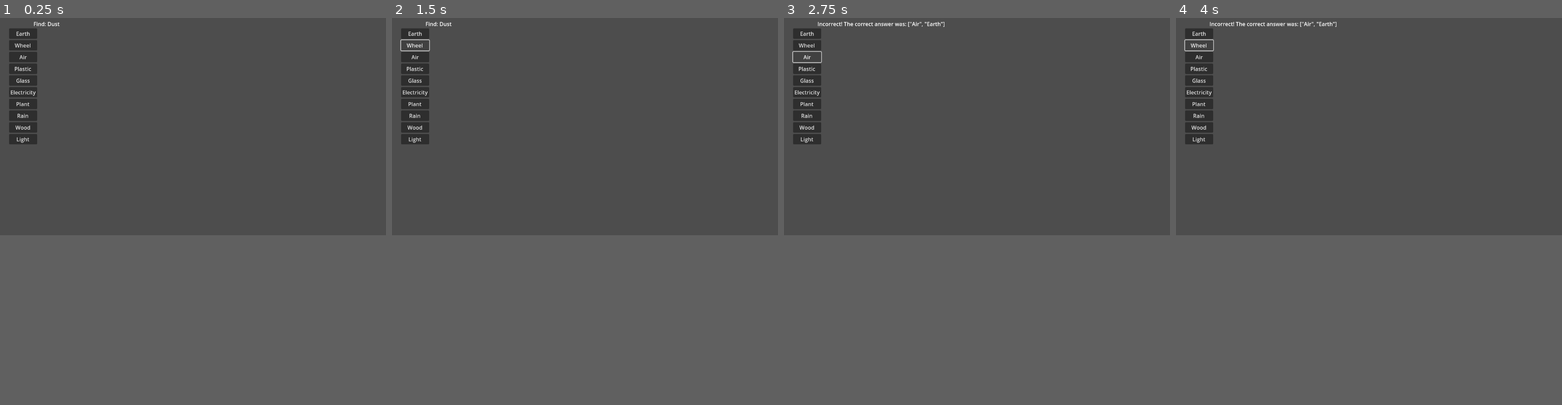
Above: before the commit, frames 1-4 (left to right).
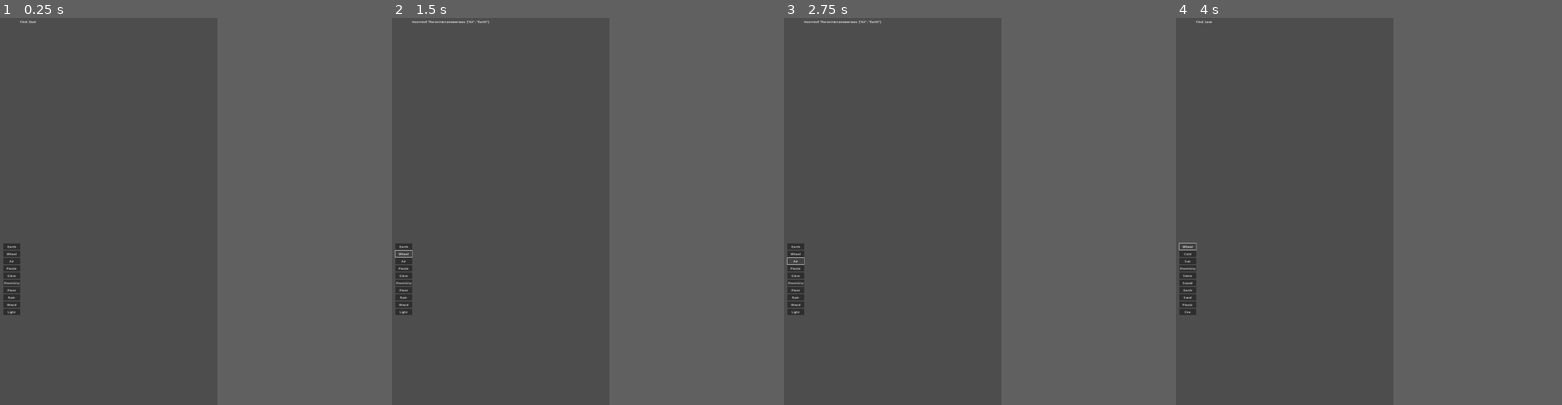
Above: after the commit, the same moments.

Repository: brutalsam96/mergecraft
Game: Godot game, scene res://Scenes/main.tscn
Same seed, same stepped clock (60 frames per second), same inputs: the game is played once before the commit and once after it.
Inputs:
- Up to frame 1 (0.25 s): no input
- Up to frame 2 (1.5 s): click "Earth" at 0.5 s; click "Wheel" at 1.25 s
- Up to frame 3 (2.75 s): click "Air" at 2 s
- Up to frame 4 (4 s): click "Plastic" at 2.75 s; click "Wheel" at 3.5 s
In our replay, the window is 799x449 before the commit and 450x800 after it. These sizes can differ from the game's own. Grey fills any space a smaller window leaves; there, only what the larger window draws over its background counts as a difference.

The runs differ from the first frame. In frame 1, 2.5% of the frame differs, in the area x 0-16%, y 0-77%; in frame 2, 2.4%; in frame 3, 2.5%, in the area x 0-42%, y 0-77%; in frame 4, 2.5%.
Error before the commit: Invalid call. Nonexistent function 'add_color_override' in base 'Button'. (res://Scripts/main3.gd:164)

Commit message:
main buttons

Diff:
--- a/Scenes/button_gen.gd
+++ /dev/null
@@ -1,11 +0,0 @@
-extends VBoxContainer
-
-
-# Called when the node enters the scene tree for the first time.
-func _ready() -> void:
-    pass # Replace with function body.
-
-
-# Called every frame. 'delta' is the elapsed time since the previous frame.
-func _process(delta: float) -> void:
-    pass
--- a/Scenes/main.tscn
+++ b/Scenes/main.tscn
@@ -6,10 +6,10 @@
 script = ExtResource("1_y1hkl")
 
 [node name="Label" type="Label" parent="."]
-offset_left = 81.0
-offset_top = 48.0
-offset_right = 298.0
-offset_bottom = 147.0
+offset_left = 74.0
+offset_top = 224.0
+offset_right = 291.0
+offset_bottom = 323.0
 
 [node name="Label2" type="Label" parent="."]
 offset_left = 492.0
@@ -30,7 +30,7 @@
 offset_bottom = 94.0
 
 [node name="ButtonCont" type="GridContainer" parent="."]
-offset_left = 27.0
-offset_top = 31.0
-offset_right = 471.0
-offset_bottom = 627.0
+offset_left = 16.0
+offset_top = 1118.0
+offset_right = 1040.0
+offset_bottom = 1706.0
--- a/Scripts/main3.gd
+++ b/Scripts/main3.gd
@@ -89,6 +89,8 @@
 
         button_container.add_child(button)
 
+
+
 # Function to handle input events for drag selection
 func _input(event):
     if event is InputEventMouseButton:
@@ -102,16 +104,13 @@
                 if selected_buttons.size() == 2:
                     check_result()
     elif event is InputEventMouseMotion and is_dragging:
-        var mouse_pos: Vector2 = to_local(event.position)
+        var mouse_pos: Vector2 = get_local_mouse_position()
         var control: Control = get_child_at_position(button_container, mouse_pos)
         if control and control is Button:
             var element: String = control.get_meta("element")
             if not dragged_elements.has(element):
                 dragged_elements[element] = true
                 selected_buttons.append(element)
-                # Provide visual feedback by changing text color to red
-                #control.add_color_override("font_color", Color(1, 0, 0))
-                # Check if two buttons are selected
                 if selected_buttons.size() == 2:
                     is_dragging = false
                     check_result()
@@ -158,10 +157,10 @@
 
     if selected_buttons.has(selected_element):
         selected_buttons.erase(selected_element)
-        button.add_color_override("font_color", Color(1, 1, 1))  # Reset color to white
+        #button.add_color_override("font_color", Color(1, 1, 1))  # Reset color to white
     else:
         selected_buttons.append(selected_element)
-        button.add_color_override("font_color", Color(1, 0, 0))  # Highlight selection in red
+        #button.add_color_override("font_color", Color(1, 0, 0))  # Highlight selection in red
 
     # Check if two buttons are selected
     if selected_buttons.size() == 2:
--- a/project.godot
+++ b/project.godot
@@ -19,6 +19,14 @@
 
 GameState="*res://autoload/GameState.gd"
 
+[display]
+
+window/size/viewport_width=1080
+window/size/viewport_height=1920
+window/stretch/mode="canvas_items"
+window/stretch/aspect="expand"
+window/handheld/orientation=1
+
 [rendering]
 
 renderer/rendering_method="mobile"
